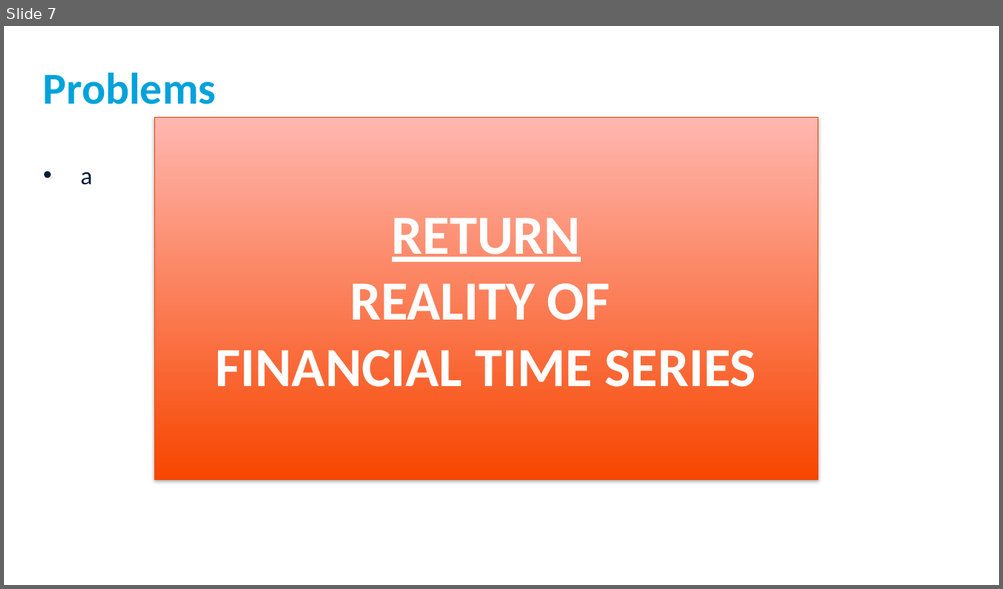
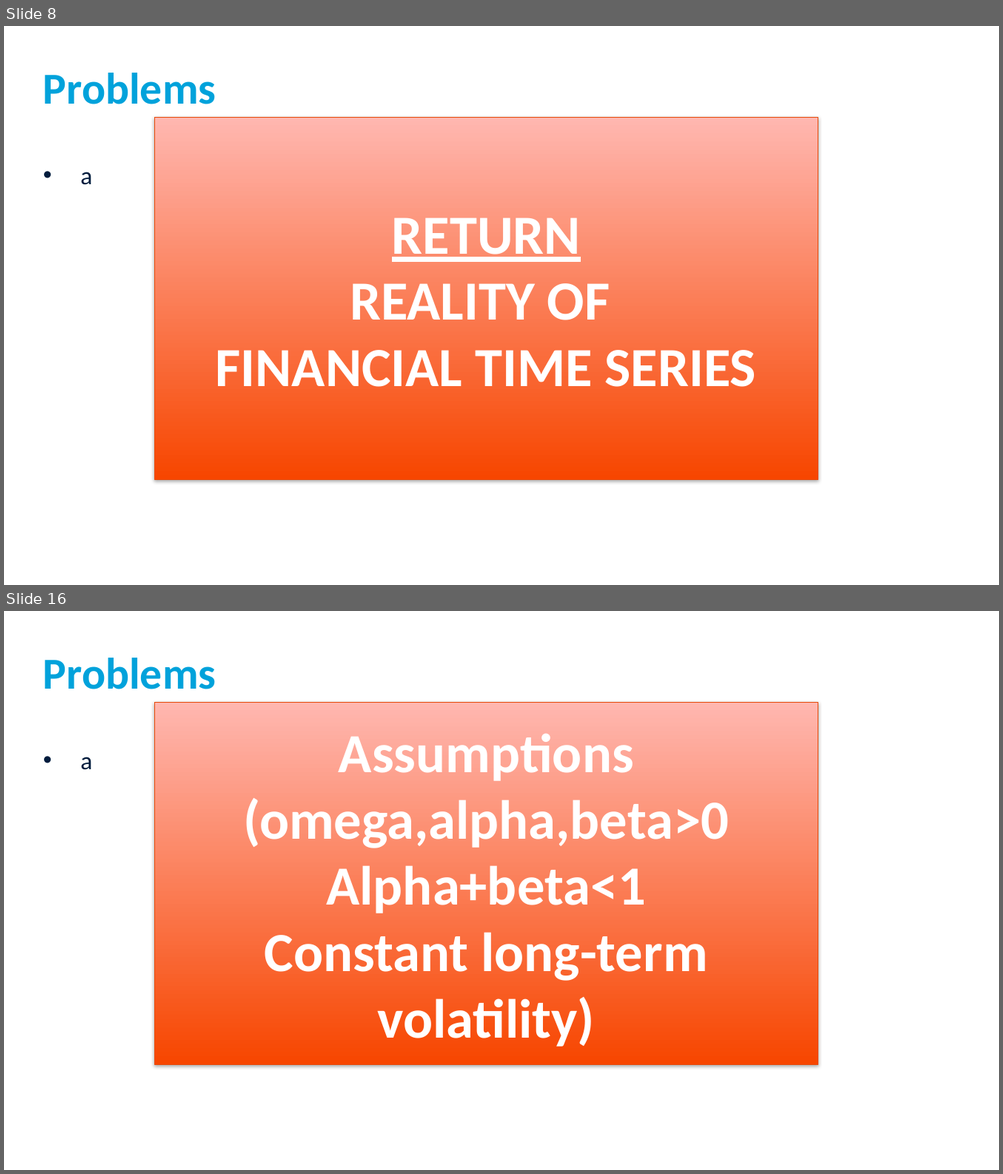
Before and after one commit to franciscpitthan/Methods_Quant_Fin, a slide deck: Example - GARCH estimation/GARCH models.pptm. Shown one above the other, each under a label of ours: slide 7 before the commit, slides 8 and 16 after it; the slides between them are not shown. The pictures are 1003x589 and 1003x1174 pixels, drawn with LibreOffice and Linux fonts; fonts in the diff are those of the drawing. Boxes give left, top, right and bottom in pixels: in the first picture for what was removed or moved away, otherwise in the second. Text is boxed around its words. In the diff, an @@ line names an element or a change of style, - is before the commit and + after.

Commit message:
update

```diff
--- a/Example - GARCH estimation/GARCH models.pptm
+++ b/Example - GARCH estimation/GARCH models.pptm
@@ slide 16 added at (x1=4, y1=611, x2=999, y2=1170), background #FFFFFF @@
@@ title added at (x1=43, y1=658, x2=216, y2=689), 42.7 pt, text #00A2DB, bold @@
+Problems
@@ rectangle added at (x1=155, y1=702, x2=818, y2=1065), fill gradient #F84700 to #FFB9B2, outline #E84A0A 0.75 pt, 53.3 pt, text #FFFFFF, bold @@
+Assumptions
+(omega,alpha,beta>0
+Alpha+beta<1
+Constant long-term volatility)
@@ text added at (x1=80, y1=757, x2=92, y2=770), 24 pt, text #001C3D @@
+• a
@@ what was slide 7 is now slide 8 @@
```
Also in this commit, not shown: 1 slide changed, 11 other slides added.
